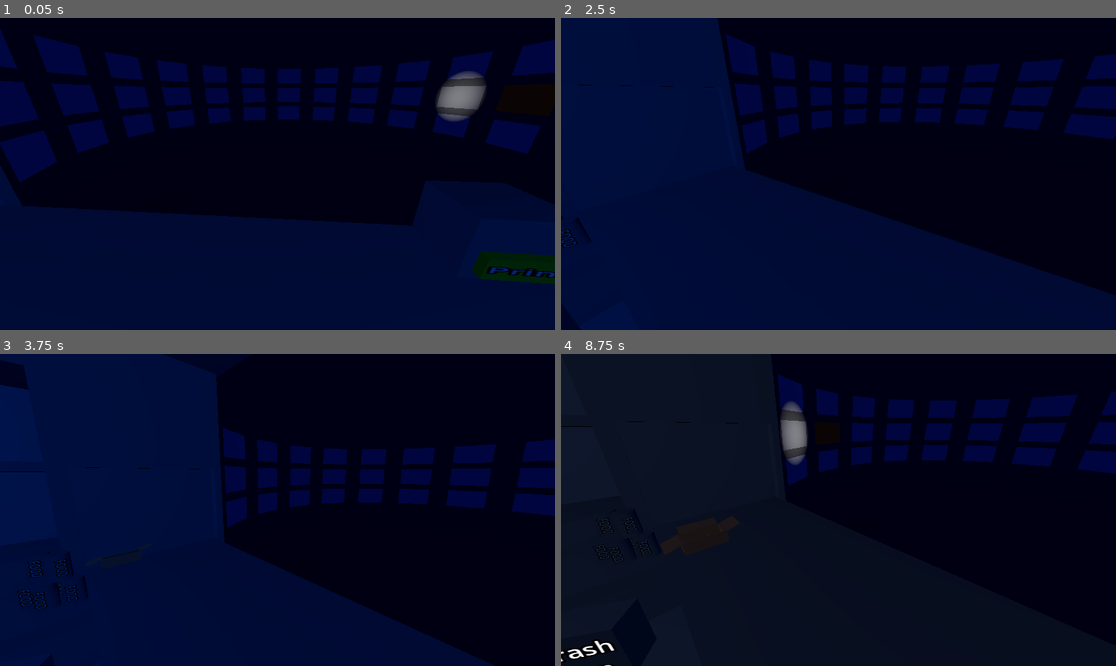
Above: before the commit, frames 1-4 (two rows, left to right).
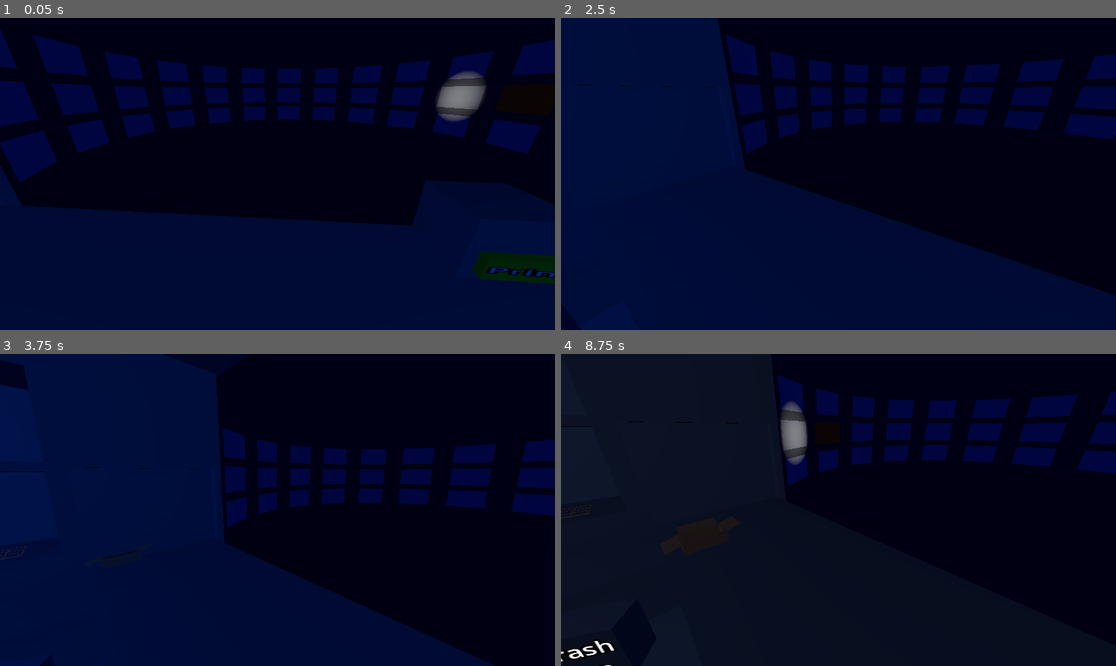
Above: after the commit, the same moments.

Repository: KristenKaiser/BadIdeas2026
Game: Godot game, scene res://Scenes/Main.tscn
The game is run twice, just before and just after one commit, with the same random seed, the same clock (stepped at 60 frames per second) and the same inputs.
Inputs (mouse positions are in pixels of both pictures, inside the frame that each line leads up to):
- Up to frame 1 (0.05 s): no input
- Up to frame 2 (2.5 s): tap Enter at 0.5 s; move the mouse to (810, 236) at 0.52 s; hold Right (ui_right) 0.53-2.03 s; click (810, 236) at 0.67 s; tap Space at 0.77, 1.07, 1.25, 1.52, 1.82 s; move the mouse to (1005, 220) at 1.27 s; click (1005, 220) at 1.42 s; move the mouse to (672, 127) at 2.02 s; hold Left (ui_left) from 2.03 s (still down); click (672, 127) at 2.17 s
- Up to frame 3 (3.75 s): keep holding Left (ui_left); move the mouse to (305, 510) at 2.77 s; click (305, 510) at 2.92 s; tap Space at 3.02, 3.32 s; tap Enter at 3.5 s; move the mouse to (194, 432) at 3.52 s; click (194, 432) at 3.67 s
- Up to frame 4 (8.75 s): tap Space at 3.77, 4.07, 4.52, 4.82, 5.75, 6.02, 6.32, 6.77, 7.07, 7.25, 7.52, 7.82 s; move the mouse to (960, 494) at 4.27 s; release Left (ui_left) at 4.28 s; hold Right (ui_right) 4.28-8.03 s; click (960, 494) at 4.42 s; move the mouse to (727, 525) at 5.02 s; click (727, 525) at 5.17 s; move the mouse to (894, 441) at 5.77 s; click (894, 441) at 5.92 s; tap Enter at 6.5 s; move the mouse to (810, 572) at 6.52 s; click (810, 572) at 6.67 s; move the mouse to (1005, 556) at 7.27 s; click (1005, 556) at 7.42 s; move the mouse to (672, 463) at 8.02 s; hold Left (ui_left) from 8.03 s (still down); click (672, 463) at 8.17 s

The runs differ from the first frame. In frame 2, 0.1% of the frame differs, in the area x 0-6%, y 63-74%; in frame 3, 0.5%, in the area x 0-17%, y 61-82%; in frame 4, 0.3%.

Commit message:
remove from shelf bug fix

Diff:
--- a/bad-ideas-game-jam-2026/Scenes/Main.tscn
+++ b/bad-ideas-game-jam-2026/Scenes/Main.tscn
@@ -1,6 +1,5 @@
-[gd_scene load_steps=30 format=3 uid="uid://d0nk4t02xe8ik"]
-
-[ext_resource type="PackedScene" uid="uid://uvo3k3alfmfd" path="res://Scenes/food_can.tscn" id="1_kln2b"]
+[gd_scene load_steps=29 format=3 uid="uid://d0nk4t02xe8ik"]
+
 [ext_resource type="PackedScene" uid="uid://ccmmb1u17r8a0" path="res://Scenes/keypad.tscn" id="1_r150o"]
 [ext_resource type="Script" uid="uid://dxx1jykm0t1k6" path="res://Scripts/main.gd" id="1_v1gob"]
 [ext_resource type="Script" uid="uid://ojqvaarbbc86" path="res://Scripts/main_camera.gd" id="2_jw32o"]
@@ -205,32 +204,17 @@
 use_collision = true
 size = Vector3(2.8, 0.1, 1)
 
-[node name="FoodCan" parent="Left/Desk" instance=ExtResource("1_kln2b")]
-transform = Transform3D(0.9796559, 0, 0.20068464, 0, 1, 0, -0.20068464, 0, 0.9796559, 1.1737478, 0.1500001, 0.08294129)
-
-[node name="FoodCan2" parent="Left/Desk" instance=ExtResource("1_kln2b")]
-transform = Transform3D(0.9383785, 0, -0.3456094, 0, 1, 0, 0.3456094, 0, 0.9383785, 1.0967433, 0.15000004, 0.23876119)
-
-[node name="FoodCan3" parent="Left/Desk" instance=ExtResource("1_kln2b")]
-transform = Transform3D(0.9767846, 0, -0.21422394, 0, 1, 0, 0.21422394, 0, 0.9767846, 1.247808, 0.1500001, 0.2740724)
-
-[node name="FoodCan4" parent="Left/Desk" instance=ExtResource("1_kln2b")]
-transform = Transform3D(0.96870023, 0, 0.24823341, 0, 1, 0, -0.24823341, 0, 0.96870023, 1.1894307, 0.35000008, 0.23027015)
-
-[node name="FoodCan6" parent="Left/Desk" instance=ExtResource("1_kln2b")]
-transform = Transform3D(0.98710567, 0, -0.16007072, 0, 1, 0, 0.16007072, 0, 0.98710567, 1.0829349, 0.35000008, 0.118807554)
-
-[node name="FoodCan5" parent="Left/Desk" instance=ExtResource("1_kln2b")]
-transform = Transform3D(0.9698083, 0, -0.24386905, 0, 1, 0, 0.24386905, 0, 0.9698083, 1.012042, 0.15000004, 0.11278081)
-
 [node name="Water" parent="Left/Desk" instance=ExtResource("2_rgh2o")]
 transform = Transform3D(0.99125934, 0, 0.13192764, 0, 1, 0, -0.13192764, 0, 0.99125934, 0.651128, 0.19999999, 0.36162496)
+is_stash = true
 
 [node name="Water2" parent="Left/Desk" instance=ExtResource("2_rgh2o")]
 transform = Transform3D(0.9677136, 0, 0.25205243, 0, 1, 0, -0.25205243, 0, 0.9677136, 0.5277907, 0.19999999, 0.30339646)
+is_stash = true
 
 [node name="Water3" parent="Left/Desk" instance=ExtResource("2_rgh2o")]
 transform = Transform3D(0.4360794, 0, 0.8999082, 0, 1, 0, -0.8999082, 0, 0.4360794, 0.66453665, 0.19999999, 0.24769378)
+is_stash = true
 
 [node name="TrashCan" type="CSGBox3D" parent="Left" node_paths=PackedStringArray("label")]
 transform = Transform3D(0.8660254, 0, -0.5, 0, 1, 0, 0.5, 0, 0.8660254, -2.45, -1.05, -1.25)
@@ -367,7 +351,7 @@
 environment = SubResource("Environment_erwvk")
 
 [node name="Shelf" parent="." instance=ExtResource("20_sxkr1")]
-transform = Transform3D(1, 0, 0, 0, 1, 0, 0, 0, 1, -2.4448454, 0.8547646, -0.180361)
+transform = Transform3D(1, 0, 0, 0, 1, 0, 0, 0, 1, -3.20771, 1.0389434, -1.4718161)
 
 [connection signal="input_event" from="Left/TrashCan/Area3D" to="Left/TrashCan" method="_on_area_3d_input_event"]
 [connection signal="area_entered" from="Center/Conveyer/CSGBox3D/Area3D" to="Center/Conveyer" method="exited_conveyer"]
--- a/bad-ideas-game-jam-2026/Scenes/grid_surface.gd
+++ b/bad-ideas-game-jam-2026/Scenes/grid_surface.gd
@@ -216,3 +216,13 @@
 	#if ghost != null:
 		#turn_ghost_red()
 		#
+
+
+func _on_area_3d_mouse_entered() -> void:
+	if ghost != null and ghost.visible == false:
+		ghost.show()
+
+
+func _on_area_3d_mouse_exited() -> void:
+	if ghost != null and ghost.visible == true:
+		ghost.hide()
--- a/bad-ideas-game-jam-2026/Scenes/shelf.tscn
+++ b/bad-ideas-game-jam-2026/Scenes/shelf.tscn
@@ -25,3 +25,5 @@
 transform = Transform3D(1, 0, 0, 0, -4.371139e-08, 1, 0, -1, -4.371139e-08, 0, 0.6535801, -9.43447e-09)
 
 [connection signal="input_event" from="grid_surface/Area3D" to="grid_surface" method="_on_area_3d_input_event"]
+[connection signal="mouse_entered" from="grid_surface/Area3D" to="grid_surface" method="_on_area_3d_mouse_entered"]
+[connection signal="mouse_exited" from="grid_surface/Area3D" to="grid_surface" method="_on_area_3d_mouse_exited"]
--- a/bad-ideas-game-jam-2026/Scripts/Global.gd
+++ b/bad-ideas-game-jam-2026/Scripts/Global.gd
@@ -12,6 +12,7 @@
 var health_tv : HealthScreen
 var blur : Blur
 var penopticon : Penopticon
+var main_scene : MainScene
 
 const MERCH_MANAGER = preload("uid://cpxhjnah05wv6")
 var merch_manager : MerchManager
--- a/bad-ideas-game-jam-2026/Scripts/Managers/health_manager.gd
+++ b/bad-ideas-game-jam-2026/Scripts/Managers/health_manager.gd
@@ -1,7 +1,7 @@
 extends Node
 class_name HealthManager
 
-var disable_hydration_testing : bool = true##TESTING
+var disable_hydration_testing : bool = false##TESTING
 
 
 @export var hydration_timer : Timer
--- a/bad-ideas-game-jam-2026/Scripts/Merchandise.gd
+++ b/bad-ideas-game-jam-2026/Scripts/Merchandise.gd
@@ -65,9 +65,10 @@
 	return object_mesh.get_node("area3d")
 
 
-func duplicate_globals(orgin :Merchandise):
+func duplicate_globals(orgin :Merchandise, is_ghost : bool = true):
 	orignal_merch = orgin
-	orgin.ghost = self
+	if is_ghost:
+		orgin.ghost = self
 	object_mesh = get_mesh()
 	merch_name = orgin.merch_name
 	is_held = orgin.is_held
--- a/bad-ideas-game-jam-2026/Scripts/main.gd
+++ b/bad-ideas-game-jam-2026/Scripts/main.gd
@@ -1,2 +1,6 @@
 extends Node3D
+class_name MainScene
 @export var main_camera : Camera3D
+
+func _ready() -> void:
+	Global.main_scene = self
--- a/bad-ideas-game-jam-2026/Scripts/trash_can.gd
+++ b/bad-ideas-game-jam-2026/Scripts/trash_can.gd
@@ -21,12 +21,15 @@
 		#if trash_fill >= capacity:
 			#return
 		if Global.merch_manager.get_last_held_merch() == Global.camera_manager.held_object:
-			Global.merch_manager.pop_last_held_merch()
+			Global.merch_manager.get_last_held_merch()
 		if Global.camera_manager.held_object.has_method("get_trash_fill"):
 			trash_fill += Global.camera_manager.held_object.get_trash_fill()
 		else:
 			trash_fill += 1
 		Global.camera_manager.held_object.queue_free()
+		if Global.merch_manager.get_last_held_merch().ghost != null:
+			Global.merch_manager.get_last_held_merch().ghost.queue_free()
+		Global.merch_manager.pop_last_held_merch()
 		if trash_fill >= capacity:
 			show_trash_full()
 
--- a/bad-ideas-game-jam-2026/Scripts/water.gd
+++ b/bad-ideas-game-jam-2026/Scripts/water.gd
@@ -1,4 +1,5 @@
 extends Merchandise
+class_name Water
 #var is_held : bool = false
 @export var bottle : Bottle
 var tween: Tween
@@ -8,6 +9,9 @@
 var is_drinking : bool = false
 var is_written_up_drink : bool = false
 var is_observed : bool = false
+const WATER = preload("uid://dg21mddb1l2b5")
+@export var is_stash : bool = false # when true grabbing a water will instantiate a new water to grab
+
 
 
 func _ready() -> void:
@@ -44,7 +48,10 @@
 	if event is InputEventMouseButton:
 		if event.button_index == MOUSE_BUTTON_LEFT and event.pressed:
 			if is_held == false:
-				grab_water()
+				if is_stash:
+					create_water()
+				else:
+					grab_water()
 
 
 func _unhandled_input(event: InputEvent) -> void:
@@ -61,12 +68,26 @@
 		if OS.get_keycode_string(event.keycode) == "P" and event.pressed:
 			pee()
 
+func create_water():
+	if Global.camera_manager.held_object != null:
+		return
+	var new_water : Water = WATER.instantiate()
+
+	Global.camera_manager.held_object = new_water
+	new_water.is_held = true
+	Global.camera_manager.current.add_child(new_water)
+	new_water.position = Vector3(0, -.2 ,-.45)
+
 func grab_water():
 	if Global.camera_manager.held_object != null:
 		return
+	remove_from_box.emit(global_position, self)
 	Global.camera_manager.held_object = self
 	is_held = true
-	self.reparent(Global.camera_manager.current)
+	if self.get_parent() == null:
+		Global.camera_manager.current.add_child(self)
+	else:
+		reparent(Global.camera_manager.current)
 	position = Vector3(0, -.2 ,-.45)
 
 func drink_water():
